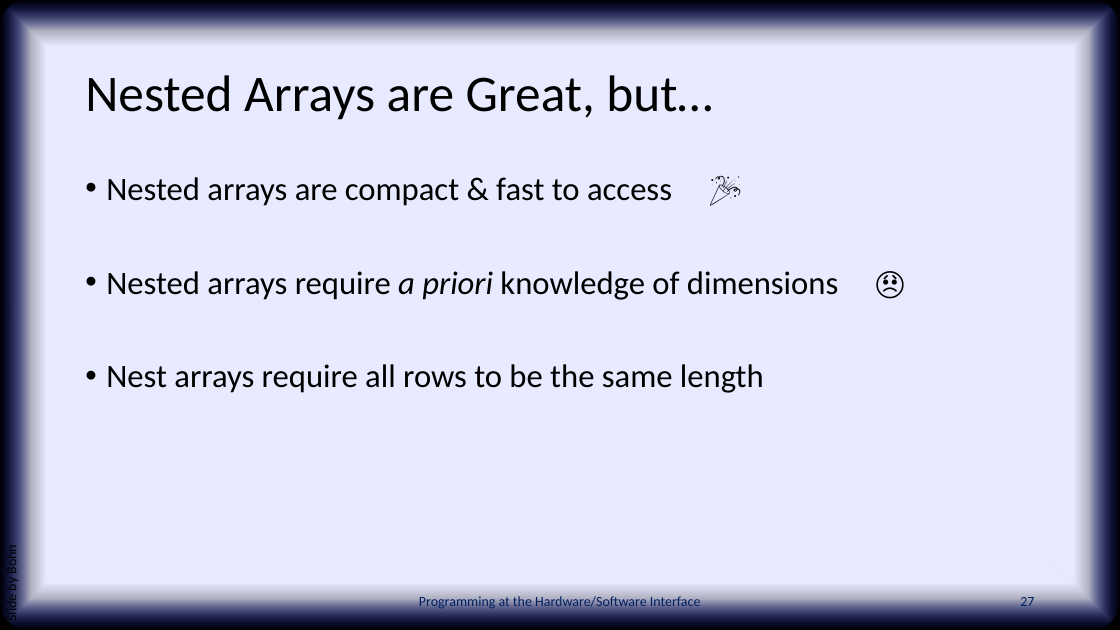
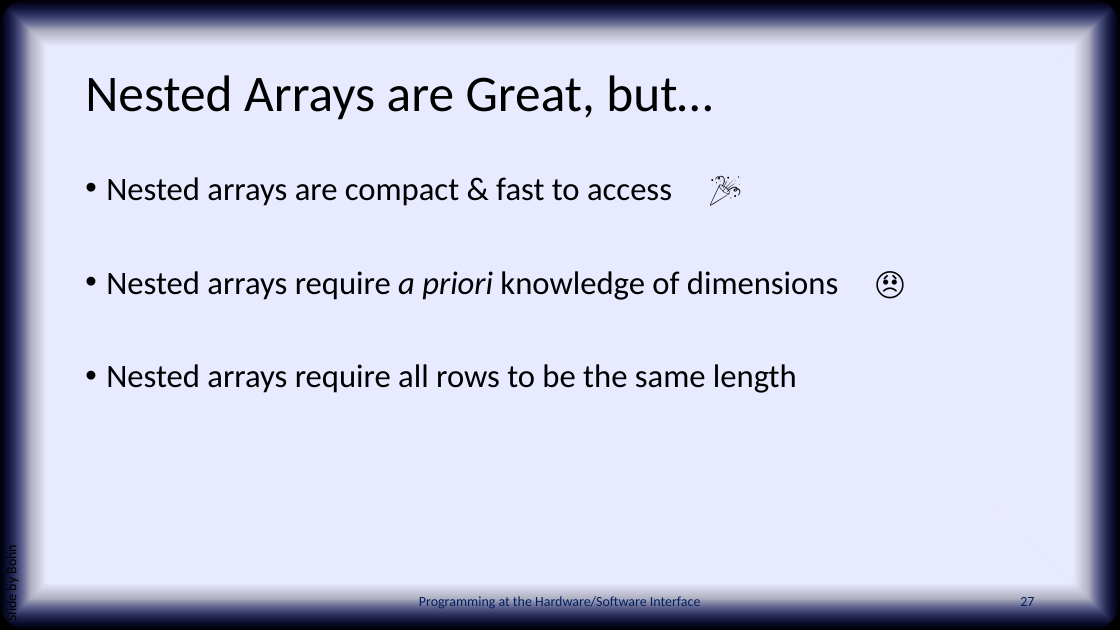
Before and after one commit to PHSI-supplements/slides, a slide deck: slide 27 of chap06.pptx. Drawn at 1120x630 pixels with LibreOffice and Linux fonts; fonts in the diff are those of the drawing; background and template pictures are left out. Boxes give left, top, right and bottom in pixels: in the first picture for what was removed or moved away, otherwise in the second. Text is boxed around its words. In the diff, an @@ line names an element or a change of style, - is before the commit and + after.

```diff
--- a/chap06.pptx
+++ b/chap06.pptx
@@ text at [106, 364, 797, 393]: text changed @@
-• Nest arrays require all rows to be the same length
+• Nested arrays require all rows to be the same length
```
Also in this commit, not shown: 6 other slides changed.
